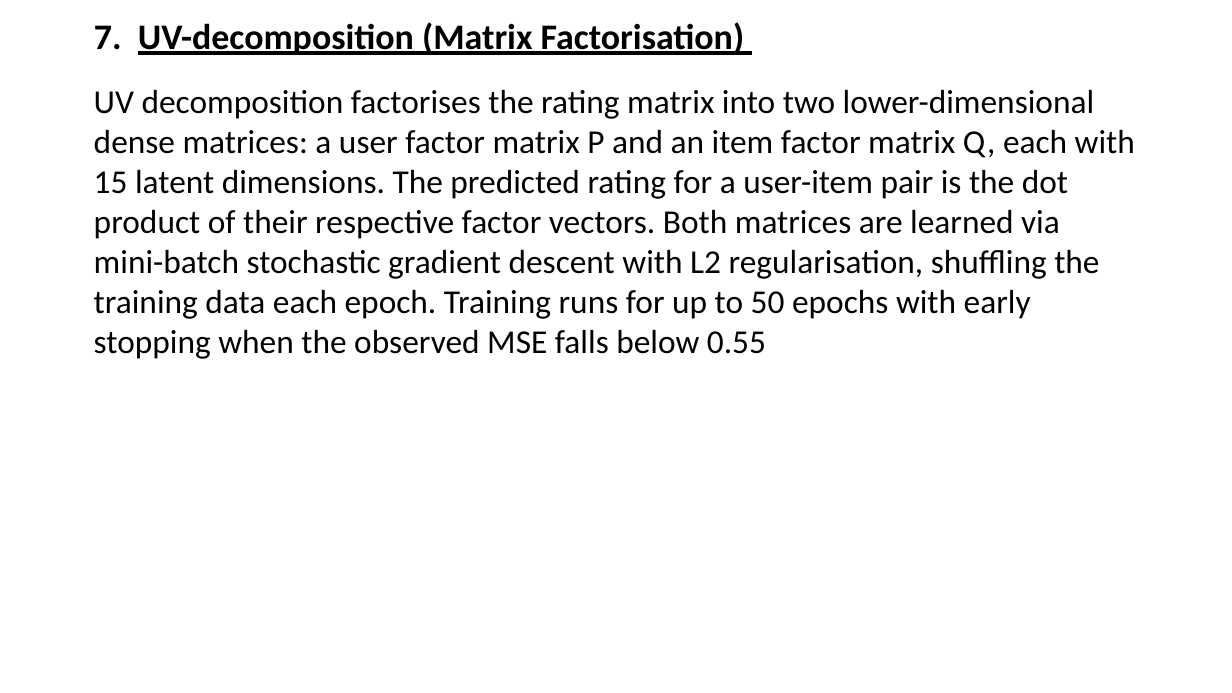
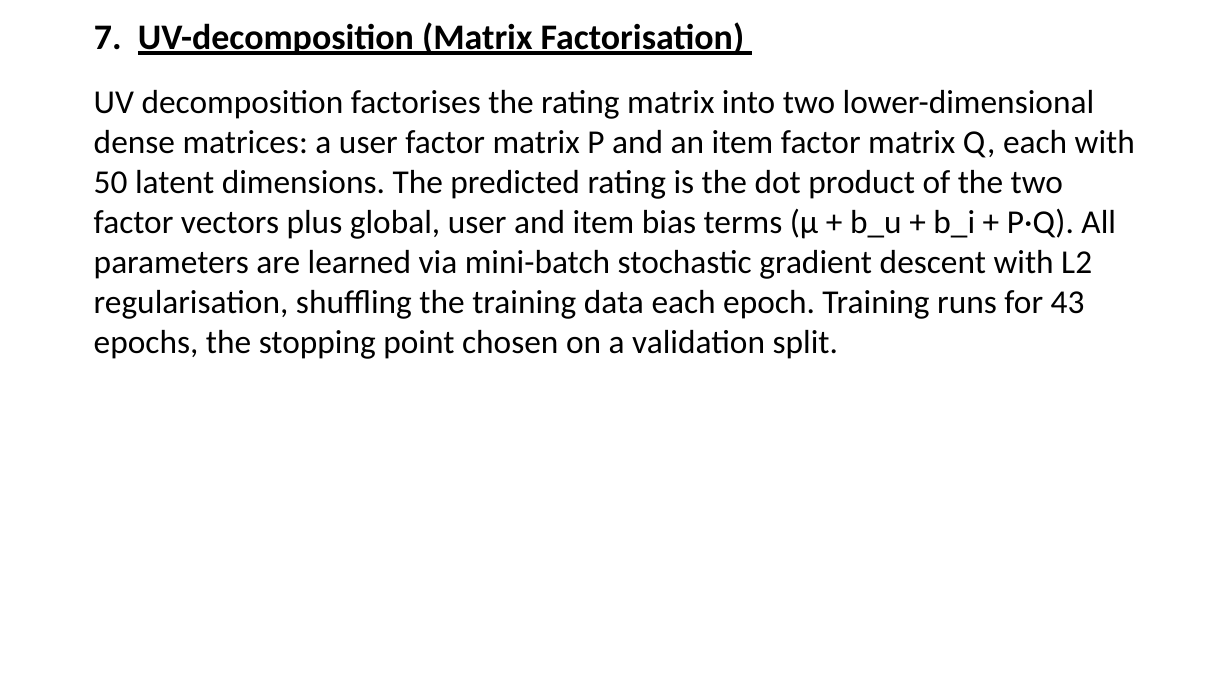
Before and after one commit to BillyGeros94/movie-recommendation-system, a slide deck: slide 9 of presentation/Recommender Presentation.pptx. Drawn at 1232x693 pixels with LibreOffice and Linux fonts; fonts in the diff are those of the drawing. Boxes give left, top, right and bottom in pixels: in the first picture for what was removed or moved away, otherwise in the second. Text is boxed around its words. In the diff, an @@ line names an element or a change of style, - is before the commit and + after.

Commit message:
Fix evaluation, add baselines, tests and training pipeline

```diff
--- a/presentation/Recommender Presentation.pptx
+++ b/presentation/Recommender Presentation.pptx
@@ text at (x1=94, y1=90, x2=1135, y2=359): text changed @@
-UV decomposition factorises the rating matrix into two lower-dimensional dense matrices: a user factor matrix P and an item factor matrix Q, each with 15 latent dimensions. The predicted rating for a user-item pair is the dot product of their respective factor vectors. Both matrices are learned via mini-batch stochastic gradient descent with L2 regularisation, shuffling the training data each epoch. Training runs for up to 50 epochs with early stopping when the observed MSE falls below 0.55
+UV decomposition factorises the rating matrix into two lower-dimensional dense matrices: a user factor matrix P and an item factor matrix Q, each with 50 latent dimensions. The predicted rating is the dot product of the two factor vectors plus global, user and item bias terms (μ + b_u + b_i + P·Q). All parameters are learned via mini-batch stochastic gradient descent with L2 regularisation, shuffling the training data each epoch. Training runs for 43 epochs, the stopping point chosen on a validation split.
```
Also in this commit, not shown: 8 other slides changed, 2 slides added, 37 other files.
